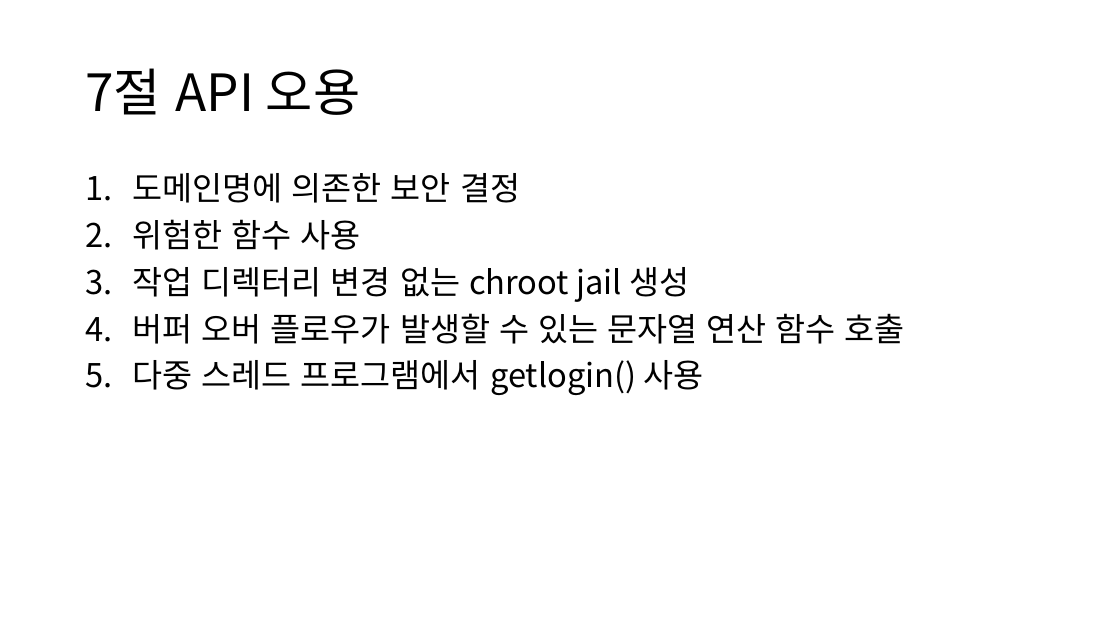
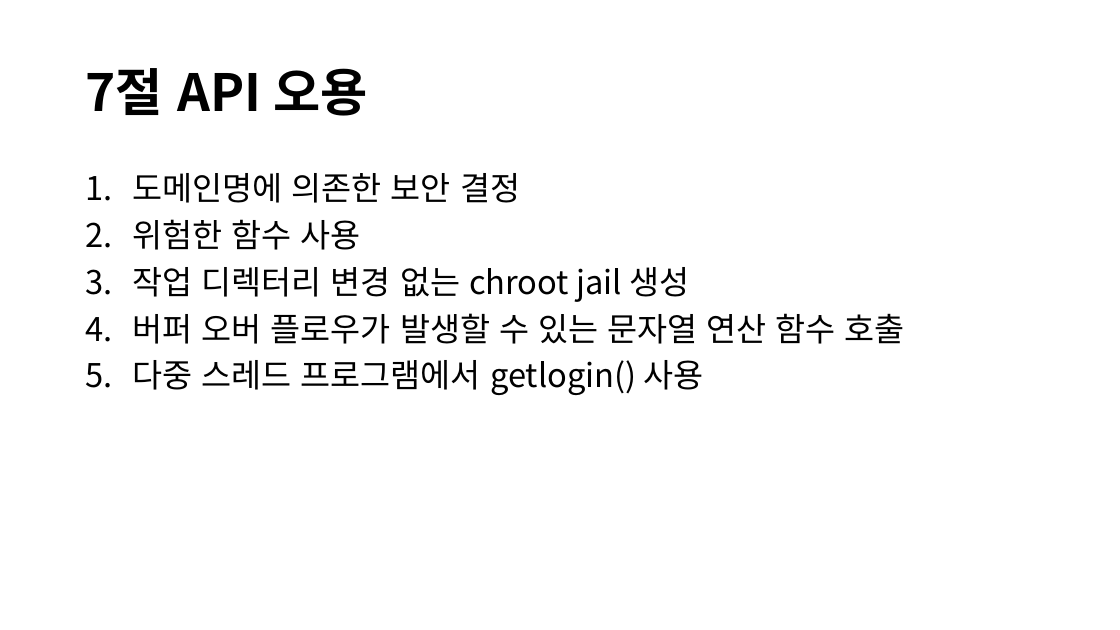
Before and after one commit to Klaxon9718/YUHAN_-security, a slide deck: slide 10 of 발표자료/Secure Coding 발표자료.pptx. Drawn at 1120x630 pixels with LibreOffice and Linux fonts; fonts in the diff are those of the drawing. Boxes give left, top, right and bottom in pixels: in the first picture for what was removed or moved away, otherwise in the second. Text is boxed around its words. In the diff, an @@ line names an element or a change of style, - is before the commit and + after.

```diff
--- a/발표자료/Secure Coding 발표자료.pptx
+++ b/발표자료/Secure Coding 발표자료.pptx
@@ title "7절 API 오용" at box(85, 68, 367, 116): bold on @@
```
Also in this commit, not shown: 1 other slide changed.
